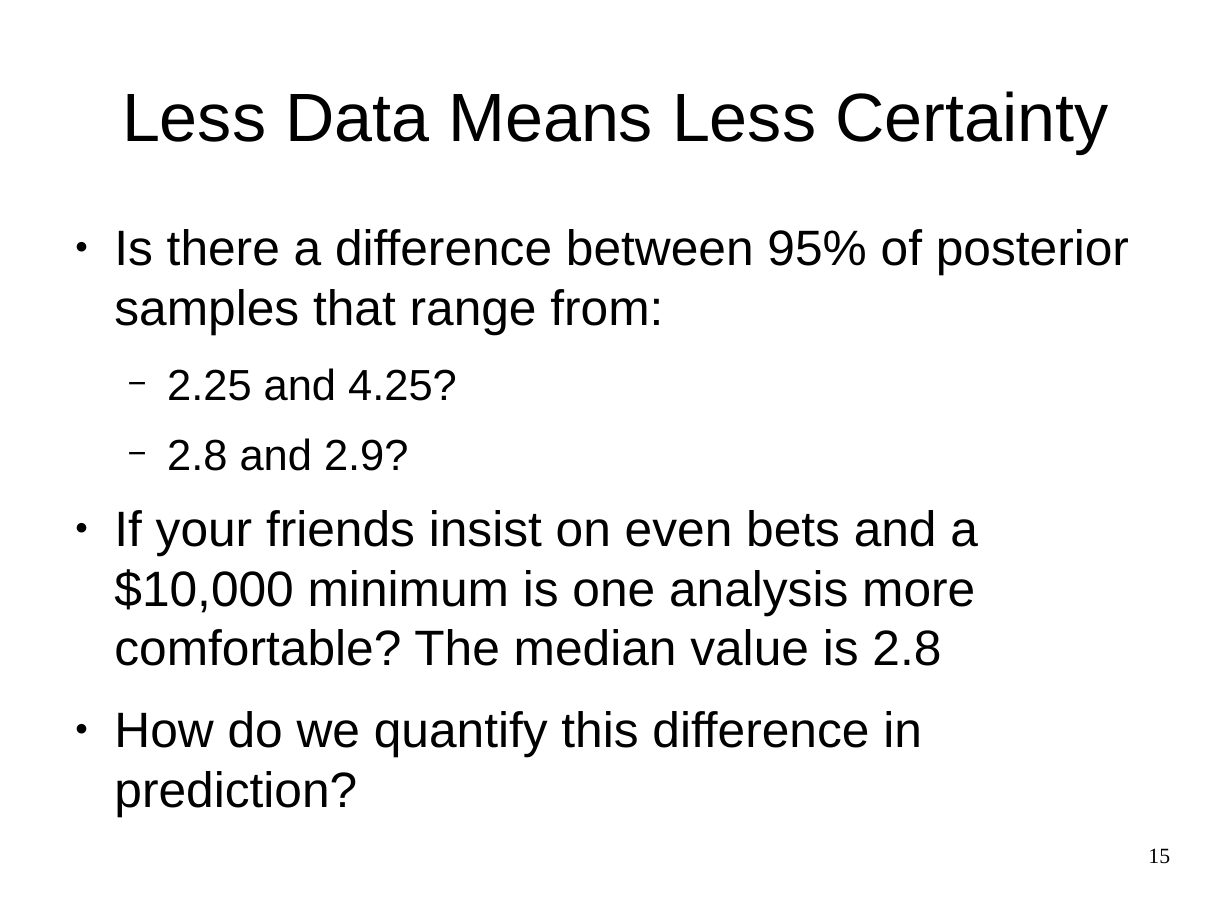
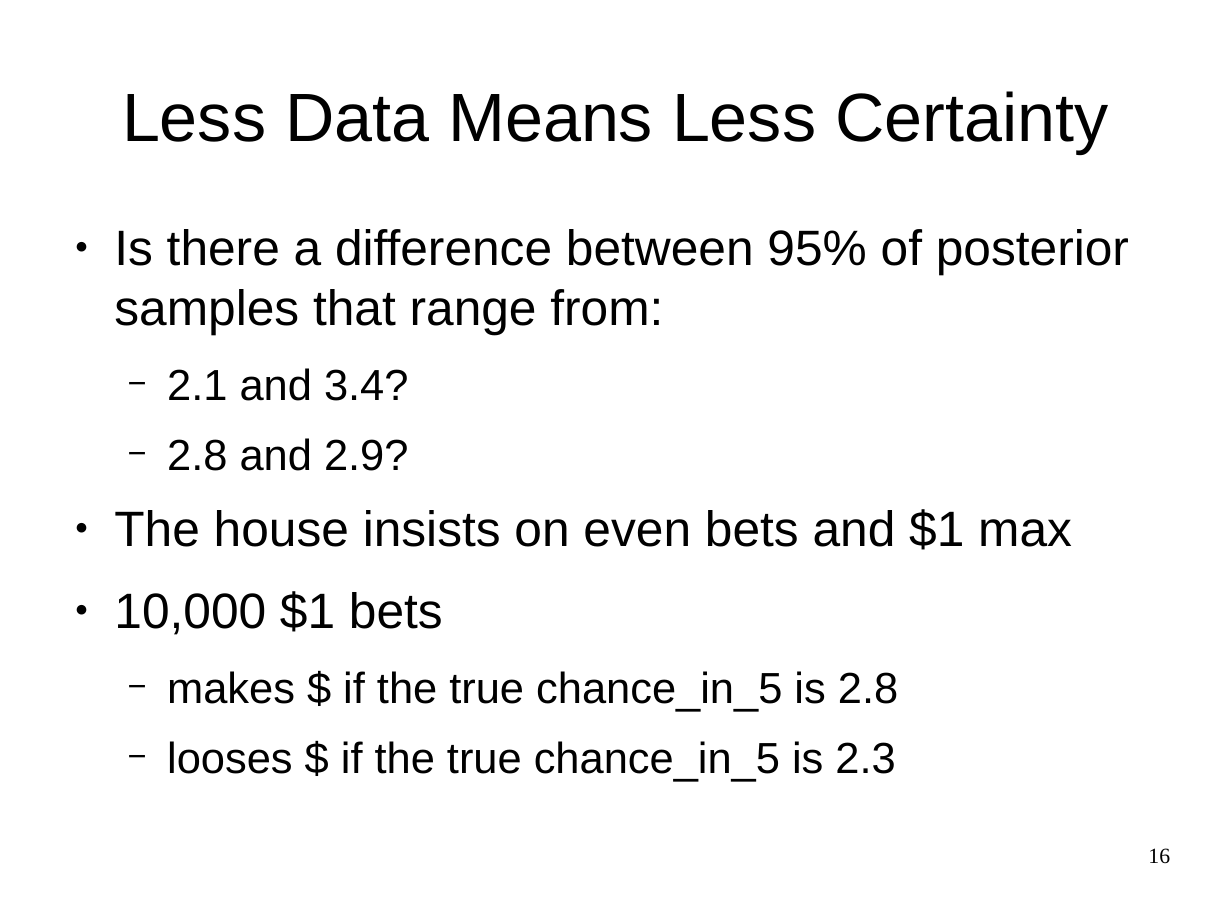
Before and after one commit to breckbaldwin/StanIsThePlanDist, a slide deck: slide 16 of slides/StanIsThePlanPyData.odp (slide 15 before the commit). Drawn at 1232x924 pixels with LibreOffice and Linux fonts; fonts in the diff are those of the drawing. Boxes give left, top, right and bottom in pixels: in the first picture for what was removed or moved away, otherwise in the second. Text is boxed around its words. In the diff, an @@ line names an element or a change of style, - is before the commit and + after.

```diff
--- a/slides/StanIsThePlanPyData.odp
+++ b/slides/StanIsThePlanPyData.odp
@@ text at box(167, 368, 409, 401): text changed @@
-  − 2.25 and 4.25?
+  − 2.1 and 3.4?
@@ text at box(114, 509, 1072, 782): text changed; size 32 to 28 pt @@
-● If your friends insist on even bets and a $10,000 minimum is one analysis more comfortable? The median value is 2.8
-● How do we quantify this difference in prediction?
+● The house insists on even bets and $1 max
+● 10,000 $1 bets
+  − makes $ if the true chance_in_5 is 2.8
+  − looses $ if the true chance_in_5 is 2.3
@@ page number at box(1148, 848, 1170, 864): text changed @@
-15
+16
```
Also in this commit, not shown: 21 other slides changed, 4 slides added, 2 slides removed, 4 other files.
